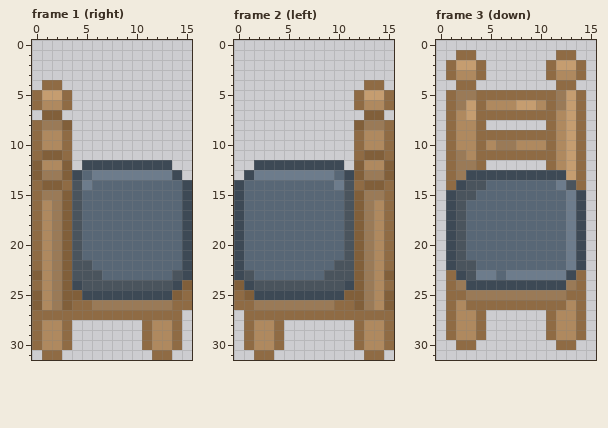
Two states of a pixel-art file, art/furniture/oak/oak_chair.aseprite. Above, as it was before the edit.
16x32 pixels, 3 frames. Shown: frame 1 (right), frame 2 (left), frame 3 (down). The commit also changed other frames, which this record leaves out.
Now the later version:
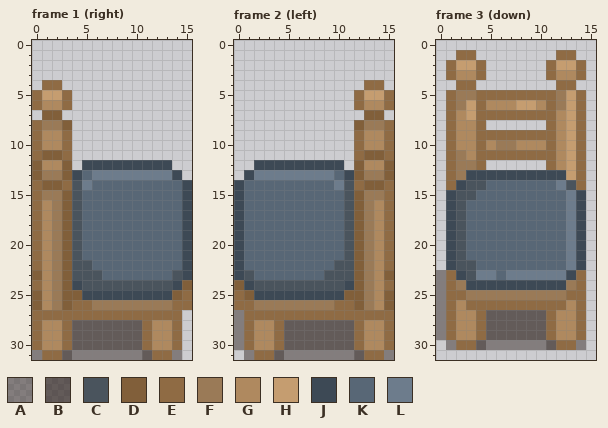
Palette (. is transparent): A #21140f6e  B #21140f9d  C #4a545d  D #815f3a  E #8f6b44  F #9a7a57  G #af895f  H #c59d70  J #3d4955  K #586776  L #6d7c8c
The edit:
{"where": "frame 1 (right)"}
{"frame":1,"y":28,"x":4,"old":".......","new":"BBBBBBB"}
{"frame":1,"y":29,"x":4,"old":".......","new":"BBBBBBB"}
{"frame":1,"y":30,"x":4,"old":".......","new":"BBBBBBB"}
{"frame":1,"y":31,"x":0,"old":".","new":"A"}
{"frame":1,"y":31,"x":3,"old":".........","new":"BAAAAAAAB"}
{"frame":1,"y":31,"x":14,"old":".","new":"A"}
{"where": "frame 2 (left)"}
{"frame":2,"y":27,"x":0,"old":".","new":"A"}
{"frame":2,"y":28,"x":0,"old":".","new":"A"}
{"frame":2,"y":28,"x":5,"old":".......","new":"BBBBBBB"}
{"frame":2,"y":29,"x":0,"old":".","new":"A"}
{"frame":2,"y":29,"x":5,"old":".......","new":"BBBBBBB"}
{"frame":2,"y":30,"x":0,"old":".","new":"A"}
{"frame":2,"y":30,"x":5,"old":".......","new":"BBBBBBB"}
{"frame":2,"y":31,"x":1,"old":".","new":"A"}
{"frame":2,"y":31,"x":4,"old":".........","new":"BAAAAAAAB"}
{"frame":2,"y":31,"x":15,"old":".","new":"A"}
{"where": "frame 3 (down)"}
{"frame":3,"y":23,"x":0,"old":".","new":"A"}
{"frame":3,"y":24,"x":0,"old":".","new":"A"}
{"frame":3,"y":25,"x":0,"old":".","new":"A"}
{"frame":3,"y":26,"x":0,"old":".","new":"A"}
{"frame":3,"y":27,"x":0,"old":".","new":"A"}
{"frame":3,"y":27,"x":5,"old":"......","new":"BBBBBB"}
{"frame":3,"y":28,"x":0,"old":".","new":"A"}
{"frame":3,"y":28,"x":5,"old":"......","new":"BBBBBB"}
{"frame":3,"y":29,"x":0,"old":".","new":"A"}
{"frame":3,"y":29,"x":5,"old":"......","new":"BBBBBB"}
{"frame":3,"y":30,"x":1,"old":".","new":"A"}
{"frame":3,"y":30,"x":4,"old":"........","new":"BAAAAAAB"}
{"frame":3,"y":30,"x":14,"old":".","new":"A"}
{"label":"added","picture_box":[32,320,182,360]}
{"label":"added","picture_box":[234,310,394,360]}
{"label":"added","picture_box":[436,270,586,350]}
